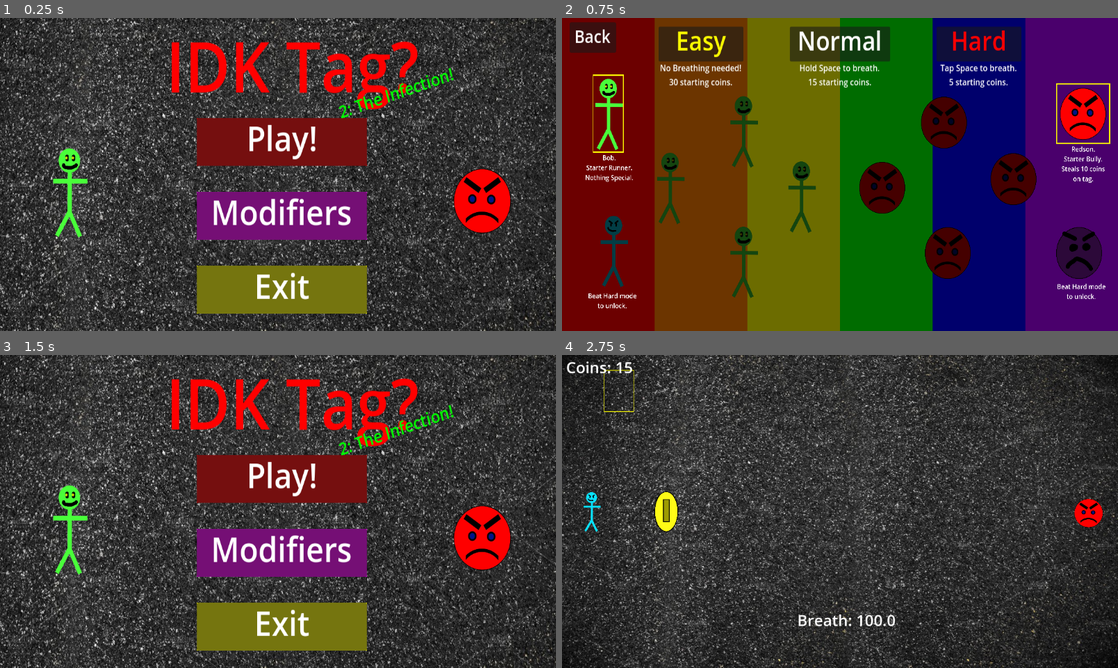
Above: before the commit, frames 1-4 (two rows, left to right).
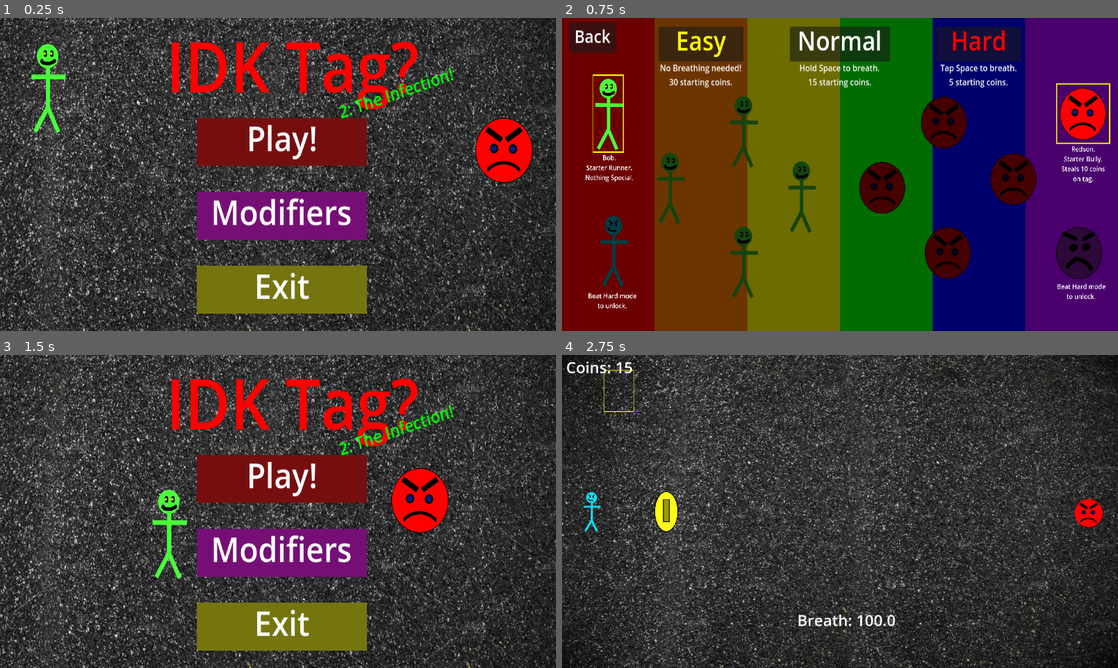
Above: after the commit, the same moments.

Repository: iiAzui/IDK-Tag-2-The-Infection
Game: Godot game, scene res://main_menu.tscn
Same seed, same stepped clock (60 frames per second), same inputs: the game is played once before the commit and once after it.
Inputs:
- Up to frame 1 (0.25 s): no input
- Up to frame 2 (0.75 s): click "Modifiers" at 0.5 s
- Up to frame 3 (1.5 s): click "Back" at 1.25 s
- Up to frame 4 (2.75 s): click "Play!" at 2 s

The runs differ from the first frame. In frame 1, 37% of the frame differs, in the area x 0-100%, y 0-100%; in frame 2, nothing differs; in frame 3, 37%; in frame 4, nothing differs.

Commit message:
main menu look pretty

Diff:
--- a/Scripts/main_menu.gd
+++ b/Scripts/main_menu.gd
@@ -1,8 +1,9 @@
 extends Node2D
 
 const SAVE = "user://save.save"
-var Unlocks = []
-var thisthing = [0,0,0,0,1,0,0]
+var unlocks = [preload("res://Players/Bob/Bob1.png"),preload("res://Players/Conner/Conner1.png"),"3","4","5","6",preload("res://Bullies/Redson/Redson1.png"),preload("res://Bullies/Classic/Bill1.png"),"9","10","11","12"]
+var used = [0,0,0,0,0,0]
+var pused = [0,0,0,0,0,0]
 var index = 0
 
 func _ready() -> void:
@@ -17,6 +18,95 @@
 		var file = FileAccess.open(SAVE, FileAccess.WRITE)
 		file.store_var([1,0,0,0,0,0,1,0,0,0,0,0])
 		file.close()
+	index = 0
+	for thing in Global.Unlocks:
+		if thing == 1:
+			print(index, thing, unlocks[index])
+			if index > 5:
+				var unmatched = true
+				while unmatched:
+					match randi_range(1,6):
+						1:
+							if used[0] == 0:
+								$Bully1.texture = unlocks[index]
+								$Bully1.visible = true
+								used[0] = 1
+								unmatched = false
+						2:
+							if used[1] == 0:
+								$Bully2.texture = unlocks[index]
+								$Bully2.visible = true
+								used[1] = 1
+								unmatched = false
+						3:
+							if used[2] == 0:
+								$Bully3.texture = unlocks[index]
+								$Bully3.visible = true
+								used[2] = 1
+								unmatched = false
+						4:
+							if used[3] == 0:
+								$Bully4.texture = unlocks[index]
+								$Bully4.visible = true
+								used[3] = 1
+								unmatched = false
+						5:
+							if used[4] == 0:
+								$Bully5.texture = unlocks[index]
+								$Bully5.visible = true
+								used[4] = 1
+								unmatched = false
+						6:
+							if used[5] == 0:
+								$Bully6.texture = unlocks[index]
+								$Bully6.visible = true
+								used[5] = 1
+								unmatched = false
+			else:
+				var unmatched = true
+				while unmatched:
+					match randi_range(1,6):
+						1:
+							if pused[0] == 0:
+								$Player1.texture = unlocks[index]
+								$Player1.visible = true
+								pused[0] = 1
+								unmatched = false
+						2:
+							if pused[1] == 0:
+								$Player2.texture = unlocks[index]
+								$Player2.visible = true
+								pused[1] = 1
+								unmatched = false
+						3:
+							if pused[2] == 0:
+								$Player3.texture = unlocks[index]
+								$Player3.visible = true
+								pused[2] = 1
+								unmatched = false
+						4:
+							if pused[3] == 0:
+								$Player4.texture = unlocks[index]
+								$Player4.visible = true
+								pused[3] = 1
+								unmatched = false
+						5:
+							if pused[4] == 0:
+								$Player5.texture = unlocks[index]
+								$Player5.visible = true
+								pused[4] = 1
+								unmatched = false
+						6:
+							if pused[5] == 0:
+								$Player6.texture = unlocks[index]
+								$Player6.visible = true
+								pused[5] = 1
+								unmatched = false
+
+
+
+		index += 1
+
 
 
 
--- a/Scripts/settings.gd
+++ b/Scripts/settings.gd
@@ -4,7 +4,6 @@
 var unlocks = ["Bob","Conner","3","4","5","6","Redson","Bill","9","10","11","12"]
 # Called when the node enters the scene tree for the first time.
 func _ready() -> void:
-	print(Global.Unlocks)
 	%PB.position = Global.PBPos
 	%BB.position = Global.BBPos
 	match Global.mode:
--- a/main_menu.tscn
+++ b/main_menu.tscn
@@ -1,9 +1,11 @@
-[gd_scene load_steps=8 format=3 uid="uid://dbbfv51becir8"]
+[gd_scene load_steps=10 format=3 uid="uid://dbbfv51becir8"]
 
 [ext_resource type="Texture2D" uid="uid://b688le6847xac" path="res://Why-Is-Asphalt-Black.jpg" id="1_fu7sn"]
 [ext_resource type="Script" uid="uid://bgjndy86xw1b7" path="res://Scripts/main_menu.gd" id="1_jix8l"]
 [ext_resource type="Texture2D" uid="uid://ccuxiimn1ex0e" path="res://Players/Bob/Bob1.png" id="2_jix8l"]
 [ext_resource type="Texture2D" uid="uid://caooqr8dmm372" path="res://Bullies/Redson/Redson1.png" id="3_glbon"]
+[ext_resource type="Texture2D" uid="uid://stef01v4wmxx" path="res://Bullies/Classic/Bill1.png" id="3_nlkkf"]
+[ext_resource type="Texture2D" uid="uid://c37y6mg1qjeer" path="res://Players/Conner/Conner1.png" id="6_qe12f"]
 
 [sub_resource type="LabelSettings" id="LabelSettings_nlkkf"]
 font_size = 64
@@ -25,16 +27,42 @@
 
 [node name="Why-is-asphalt-black" type="Sprite2D" parent="."]
 z_index = -99
-position = Vector2(560, 320)
+position = Vector2(507, 296)
 texture = ExtResource("1_fu7sn")
 
-[node name="Bob1" type="Sprite2D" parent="."]
-position = Vector2(144, 320)
+[node name="Bully1" type="Sprite2D" parent="."]
+visible = false
+position = Vector2(1083, 508)
 scale = Vector2(0.25, 0.25)
-texture = ExtResource("2_jix8l")
+texture = ExtResource("3_nlkkf")
 
-[node name="Redson1" type="Sprite2D" parent="."]
-position = Vector2(1000, 336)
+[node name="Bully2" type="Sprite2D" parent="."]
+visible = false
+position = Vector2(1035, 79)
+scale = Vector2(0.25, 0.25)
+texture = ExtResource("3_glbon")
+
+[node name="Bully3" type="Sprite2D" parent="."]
+visible = false
+position = Vector2(1045, 243)
+scale = Vector2(0.25, 0.25)
+texture = ExtResource("3_glbon")
+
+[node name="Bully4" type="Sprite2D" parent="."]
+visible = false
+position = Vector2(871, 267)
+scale = Vector2(0.25, 0.25)
+texture = ExtResource("3_glbon")
+
+[node name="Bully5" type="Sprite2D" parent="."]
+visible = false
+position = Vector2(858, 499)
+scale = Vector2(0.25, 0.25)
+texture = ExtResource("3_glbon")
+
+[node name="Bully6" type="Sprite2D" parent="."]
+visible = false
+position = Vector2(974, 387)
 scale = Vector2(0.25, 0.25)
 texture = ExtResource("3_glbon")
 
@@ -126,6 +154,42 @@
 text = "2: The Infection!"
 label_settings = SubResource("LabelSettings_jix8l")
 
+[node name="Player1" type="Sprite2D" parent="."]
+visible = false
+position = Vector2(99, 128)
+scale = Vector2(0.25, 0.25)
+texture = ExtResource("2_jix8l")
+
+[node name="Player2" type="Sprite2D" parent="."]
+visible = false
+position = Vector2(263, 107)
+scale = Vector2(0.25, 0.25)
+texture = ExtResource("6_qe12f")
+
+[node name="Player3" type="Sprite2D" parent="."]
+visible = false
+position = Vector2(181, 295)
+scale = Vector2(0.25, 0.25)
+texture = ExtResource("6_qe12f")
+
+[node name="Player4" type="Sprite2D" parent="."]
+visible = false
+position = Vector2(78, 415)
+scale = Vector2(0.25, 0.25)
+texture = ExtResource("6_qe12f")
+
+[node name="Player5" type="Sprite2D" parent="."]
+visible = false
+position = Vector2(250, 478)
+scale = Vector2(0.25, 0.25)
+texture = ExtResource("6_qe12f")
+
+[node name="Player6" type="Sprite2D" parent="."]
+visible = false
+position = Vector2(350, 328)
+scale = Vector2(0.25, 0.25)
+texture = ExtResource("6_qe12f")
+
 [connection signal="pressed" from="Play" to="." method="_on_play_pressed"]
 [connection signal="pressed" from="Settings" to="." method="_on_settings_pressed"]
 [connection signal="pressed" from="Exit" to="." method="_on_exit_pressed"]
